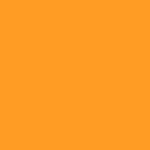
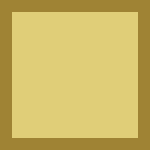
Layered file, before and after one edit (150 × 150). Changes by layer:
added layer "Layer 2" above "Layer 1" over [12, 12, 138, 138]
painted on "Layer 1" over [0, 0, 150, 150]
